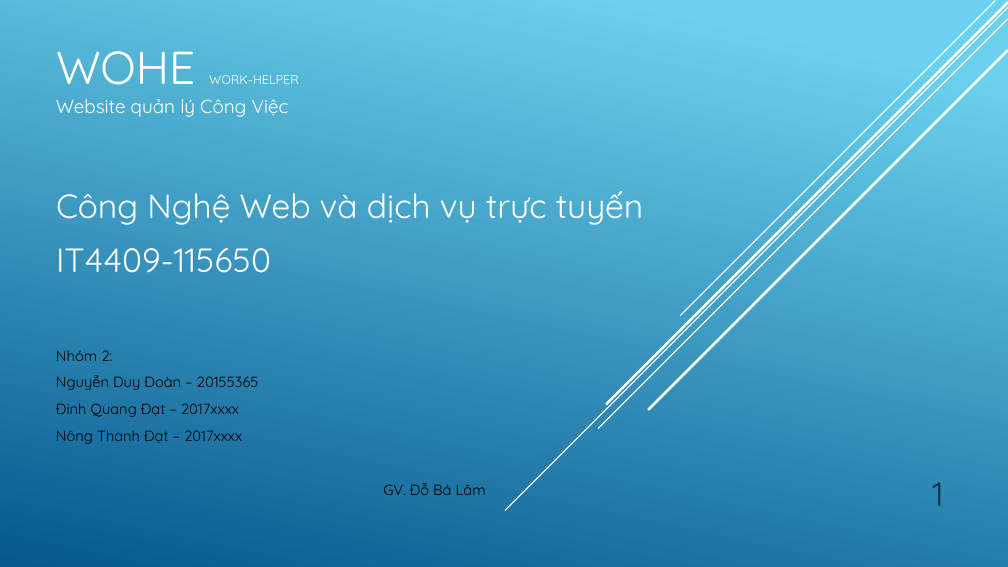
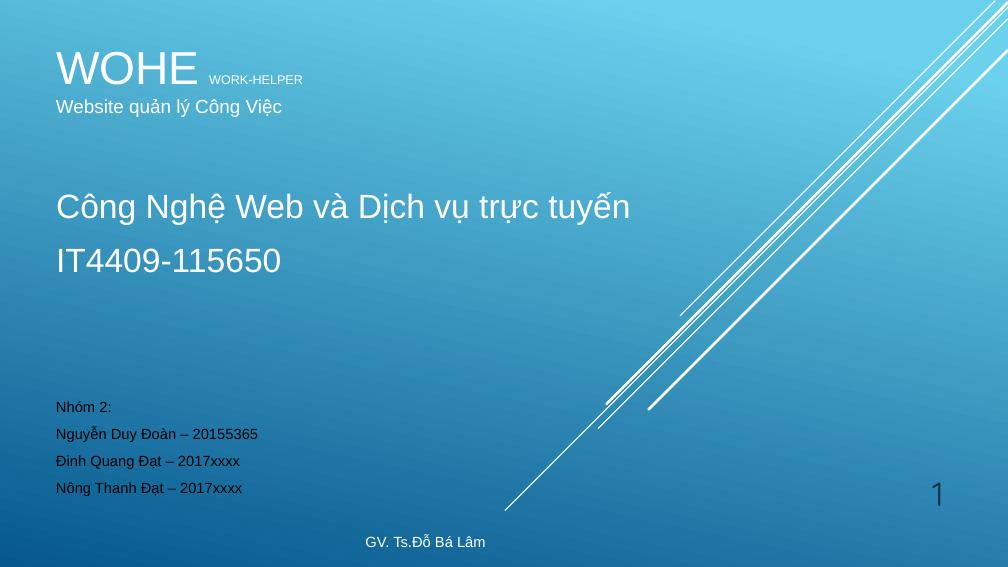
Before and after one commit to quangdat99/btl, a slide deck: slide 1 of Slide.pptx. Drawn at 1008x567 pixels with LibreOffice and Linux fonts; fonts in the diff are those of the drawing. Boxes give left, top, right and bottom in pixels: in the first picture for what was removed or moved away, otherwise in the second. Text is boxed around its words. In the diff, an @@ line names an element or a change of style, - is before the commit and + after.

Commit message:
Add slide

```diff
--- a/Slide.pptx
+++ b/Slide.pptx
@@ font Quicksand to Arial in 3 elements at (x1=56, y1=51, x2=200, y2=85), (x1=209, y1=75, x2=303, y2=84), (x1=56, y1=99, x2=282, y2=117) @@
@@ subtitle at (x1=56, y1=192, x2=630, y2=225): text changed; font Quicksand to Arial @@
-Công Nghệ Web và dịch vụ trực tuyến
+Công Nghệ Web và Dịch vụ trực tuyến
@@ subtitle at (x1=56, y1=248, x2=281, y2=273): font Quicksand to Arial in "IT4409-115650" @@
@@ text "Nhóm 2:" moved from (x1=56, y1=350, x2=486, y2=495) to (x1=56, y1=401, x2=486, y2=547) @@
@@ text at (x1=56, y1=401, x2=259, y2=496): font Quicksand to Arial in "Nhóm 2:", "Nguyễn Duy Đoàn – 20155365", "Đinh Quang Đạt – 2017xxxx", "Nông Thanh Đạt – 2017xxxx" @@
@@ text at (x1=365, y1=535, x2=486, y2=547): text changed; font Quicksand to Arial; text colour #000000 to #FFFFFF @@
-GV. Đỗ Bá Lâm
+GV. Ts.Đỗ Bá Lâm
```
Also in this commit, not shown: 7 slides added, 6 slides removed, 2 other files.
